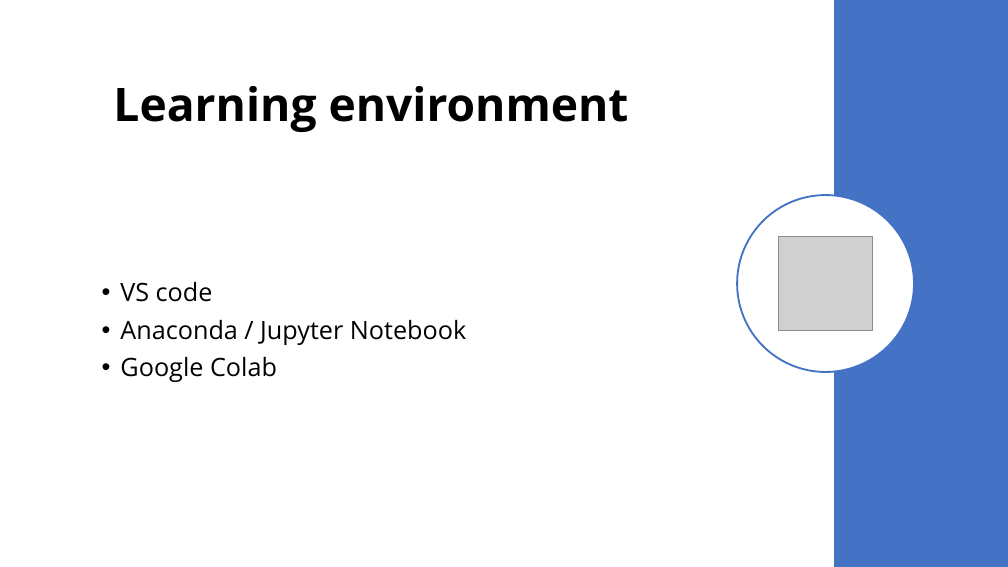
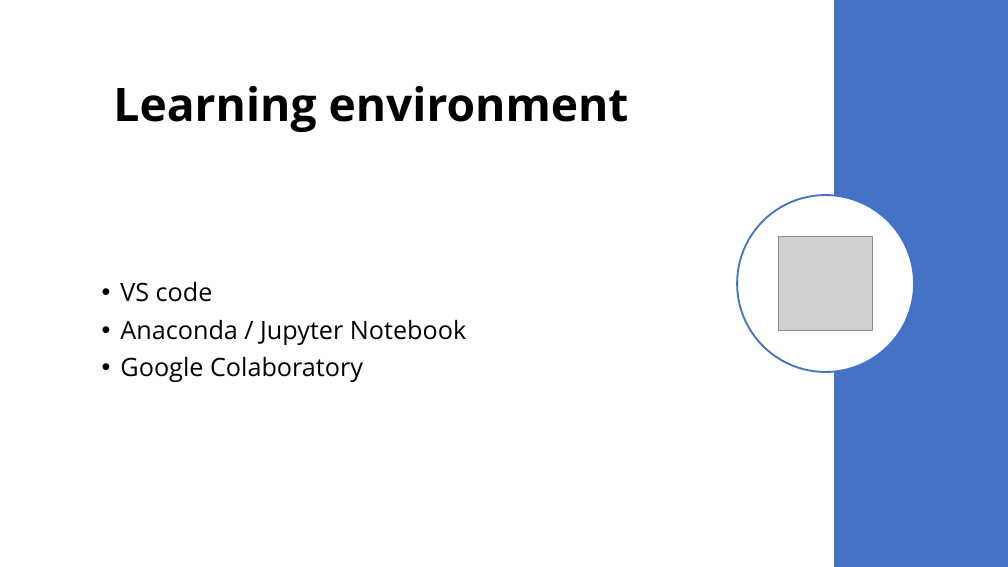
Before and after one commit to saritmaitra/Python-Fundamentals, a slide deck: slide 5 of ppt/Python.pptx (slide 4 before the commit). Drawn at 1008x567 pixels with LibreOffice and Linux fonts; fonts in the diff are those of the drawing; grey boxes stand for pictures. Boxes give left, top, right and bottom in pixels: in the first picture for what was removed or moved away, otherwise in the second. Text is boxed around its words. In the diff, an @@ line names an element or a change of style, - is before the commit and + after.

```diff
--- a/ppt/Python.pptx
+++ b/ppt/Python.pptx
@@ text at <box>120,357,363,382</box>: text changed @@
-• Google Colab
+• Google Colaboratory
```
Also in this commit, not shown: 3 other slides changed, 4 slides added, 1 slide removed.
